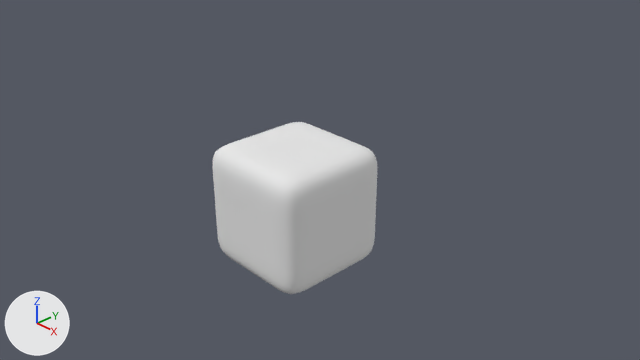
One commit to the Blender file shader-utils/math.blend: the scene before it, then after it.
Both versions are drawn from the file's camera 'Camera'. The axes (+X, +Y, +Z) are drawn at lower left. The lights are the same throughout.
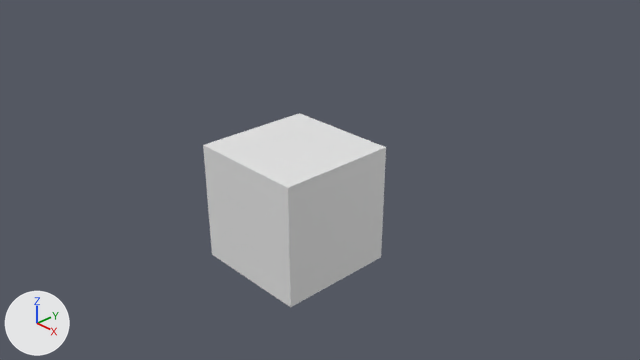
Boxes (x1, y1, x2, y2) around the edits, measured in the pictures (640 x 360 px):
'Cube', modifiers changed (12% wider, 13% taller)
    before: (213, 122, 377, 294)
    after: (203, 113, 386, 307)

The change in detail:
me_cube has 8 vertices, 6 faces and spans x -1.0..1.0, y -1.0..1.0, z -1.0..1.0.
me_cube is used by ob_cube; location (0.0, 0.0, 0.0).
me_cube part 1: 6 kept faces spanning x -1.0..1.0, y -1.0..1.0, z -1.0..1.0 are now shaded flat.
Object 'Cube' (ob_cube) loses its SUBSURF modifier named 'Subsurf'.
Modifier setting removed (it was subdivision_type = 'SIMPLE').
Modifier setting removed (it was levels = 2).
Object 'Cube' (ob_cube) loses its SUBSURF modifier named 'Subsurf.001'.
Modifier setting removed (it was levels = 4).
Modifier setting removed (it was render_levels = 4).
